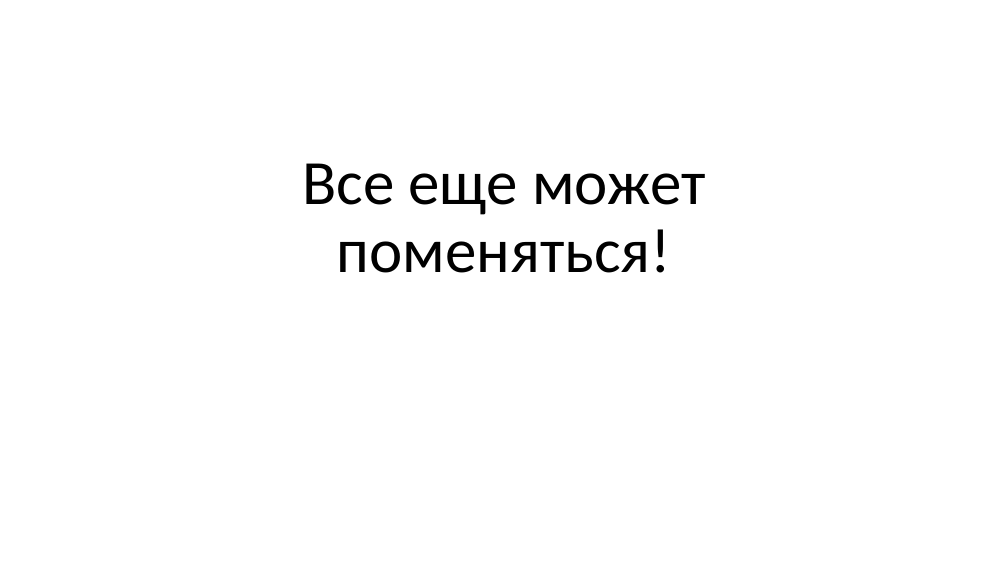
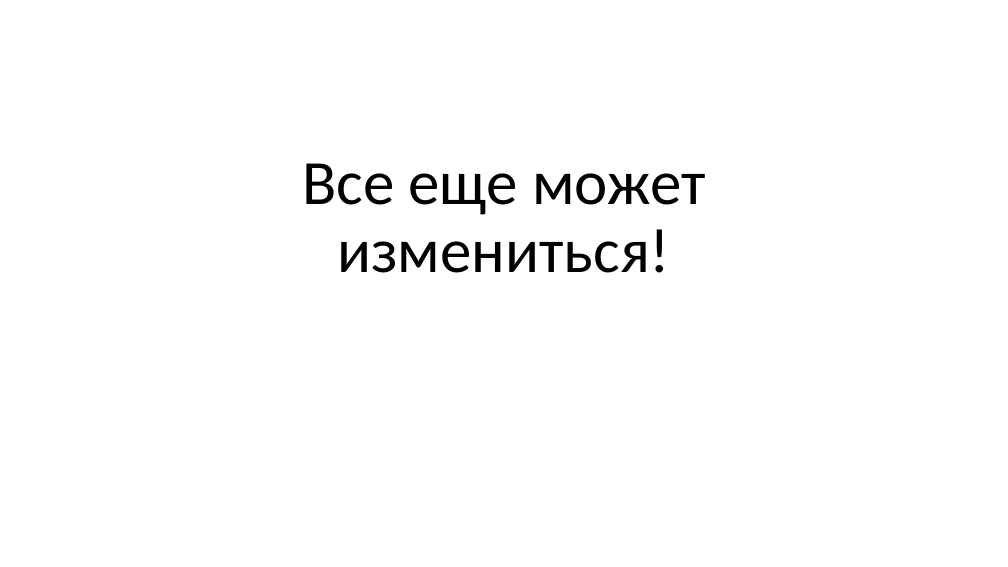
Before and after one commit to kugushev/presentations, a slide deck: slide 12 of Presentation.pptx (slide 11 before the commit). Drawn at 1008x567 pixels with LibreOffice and Linux fonts; fonts in the diff are those of the drawing. Boxes give left, top, right and bottom in pixels: in the first picture for what was removed or moved away, otherwise in the second. Text is boxed around its words. In the diff, an @@ line names an element or a change of style, - is before the commit and + after.

```diff
--- a/Presentation.pptx
+++ b/Presentation.pptx
@@ title at (x1=302, y1=163, x2=705, y2=273): text changed @@
-Все еще может поменяться!
+Все еще может измениться!
```
Also in this commit, not shown: 2 other slides changed, 2 slides added, 1 slide removed.
